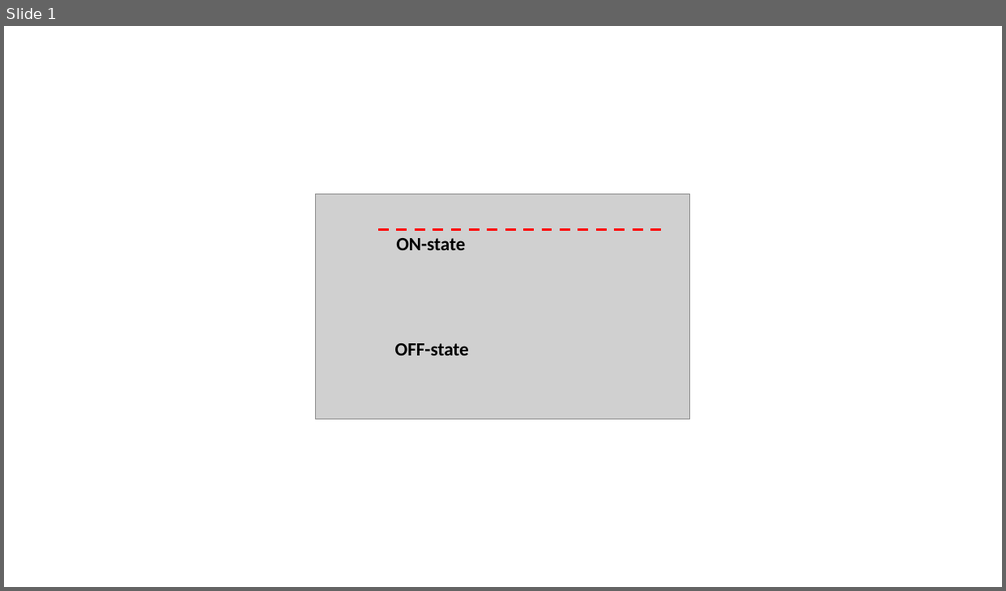
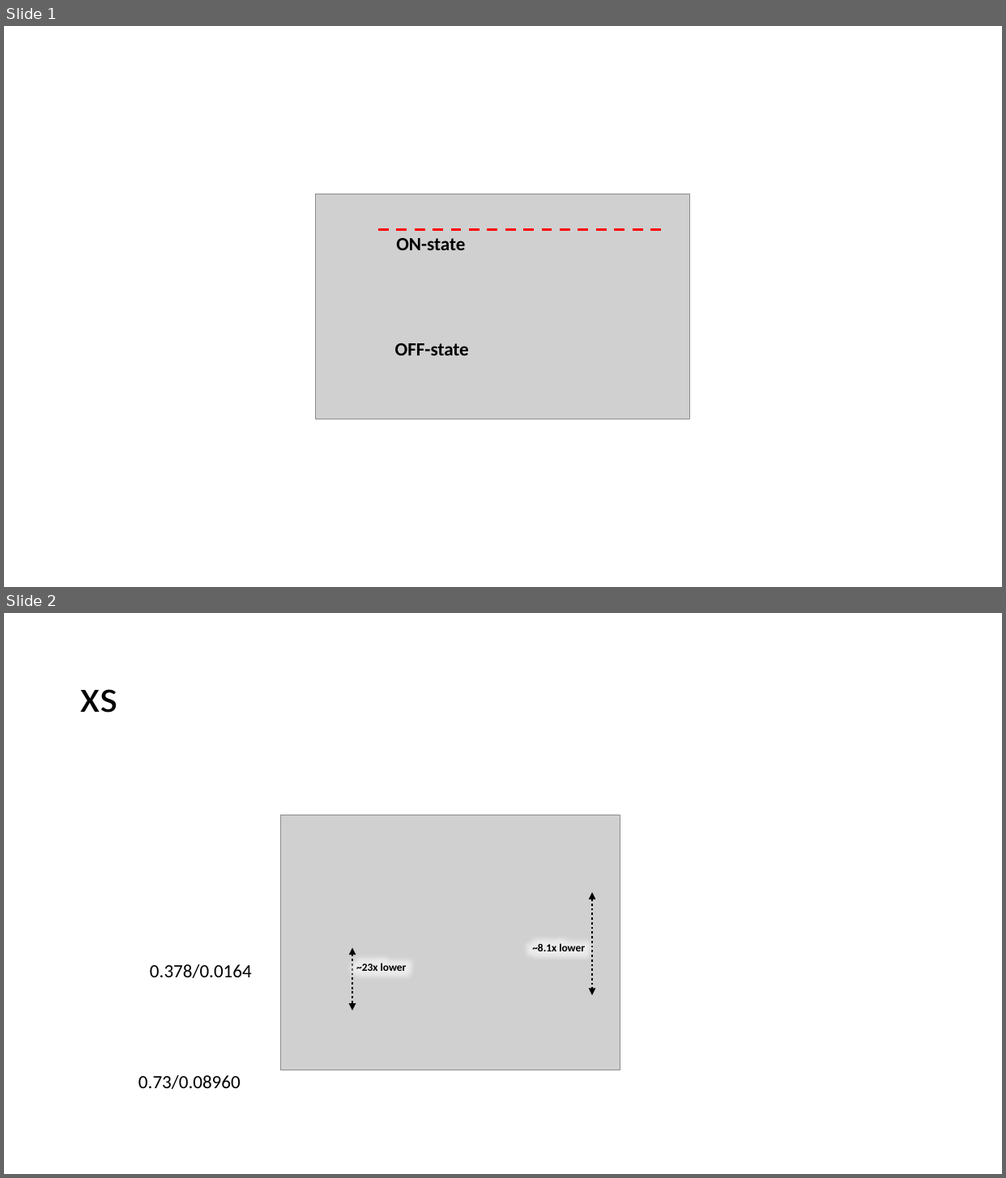
Before and after one commit to akashlevy/NEM-Relay-CAD, a slide deck: figures/Figures.pptx. Shown one above the other, each under a label of ours: slide 1 before the commit, slides 1 and 2 after it. The pictures are 1006x591 and 1006x1178 pixels, drawn with LibreOffice and Linux fonts; fonts in the diff are those of the drawing; grey boxes stand for pictures. Boxes give left, top, right and bottom in pixels: in the first picture for what was removed or moved away, otherwise in the second. Text is boxed around its words. In the diff, an @@ line names an element or a change of style, - is before the commit and + after.

```diff
--- a/figures/Figures.pptx
+++ b/figures/Figures.pptx
@@ slide 2 added at box(4, 613, 1002, 1174), background #FFFFFF @@
@@ title added at box(80, 689, 117, 713), 44 pt, text #000000 @@
+xs
@@ picture added at box(281, 815, 621, 1070) @@
@@ double arrow added from (592, 892) to (592, 995), #000000 2.25 pt dashed @@
@@ double arrow added from (352, 948) to (352, 1011), #000000 2.25 pt dashed @@
@@ text added at box(532, 943, 585, 952), 10.5 pt, text #000000, bold @@
+~8.1x lower
@@ text added at box(150, 965, 252, 978), 18 pt, text #000000 @@
+0.378/0.0164
@@ text added at box(356, 963, 407, 971), 10.5 pt, text #000000, bold @@
+~23x lower
@@ text added at box(138, 1076, 241, 1089), 18 pt, text #000000 @@
+0.73/0.08960
```
Also in this commit, not shown: 6 other files.
